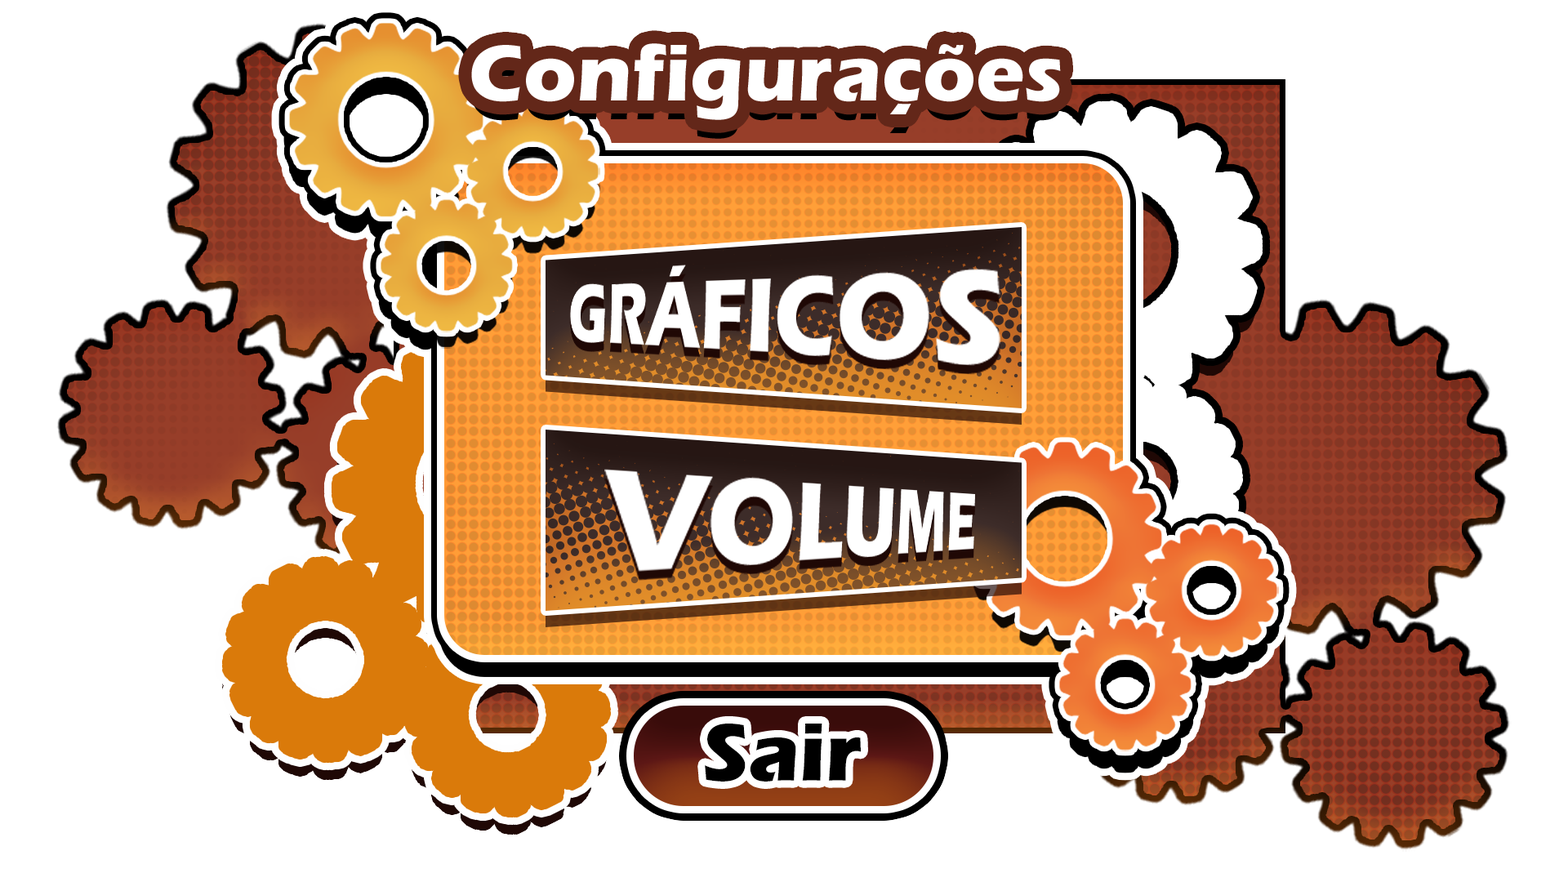
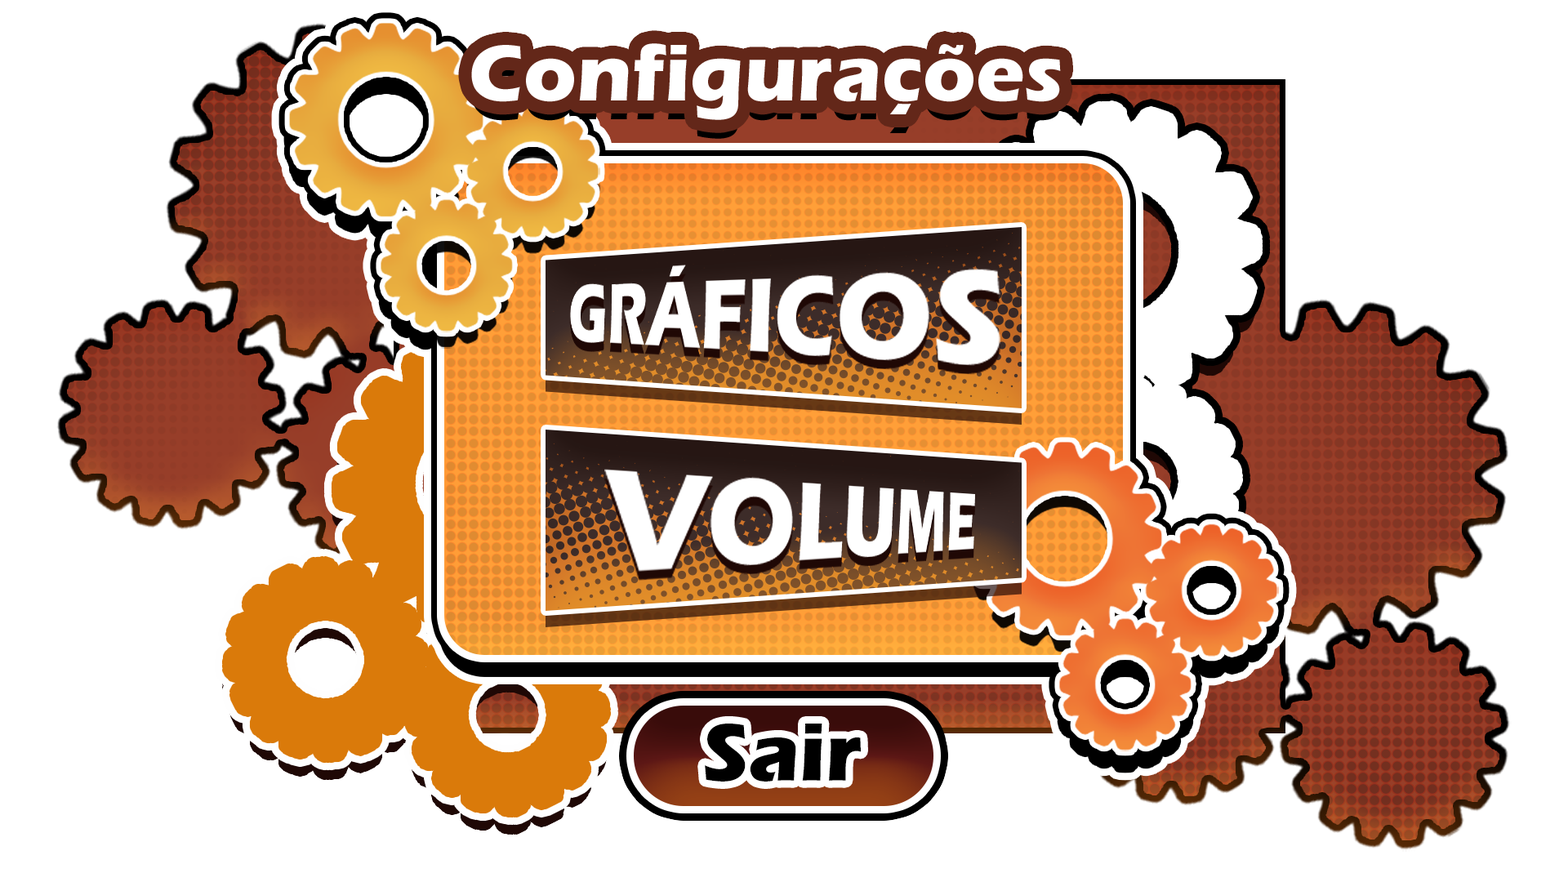
Layer changes from the first 1568px x 882px image to the second:
painted on "Engrenagem Icon" over bbox(494, 732, 531, 734)